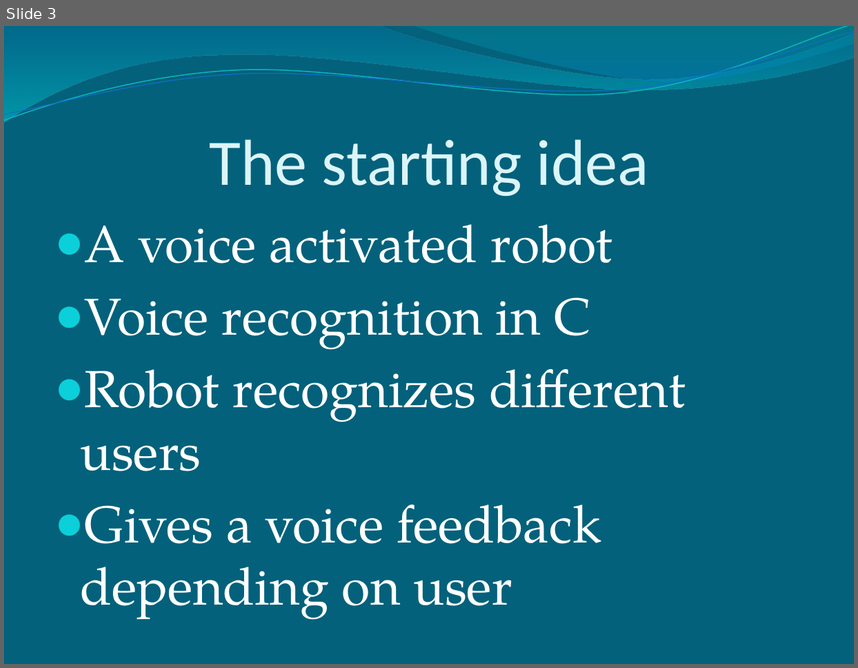
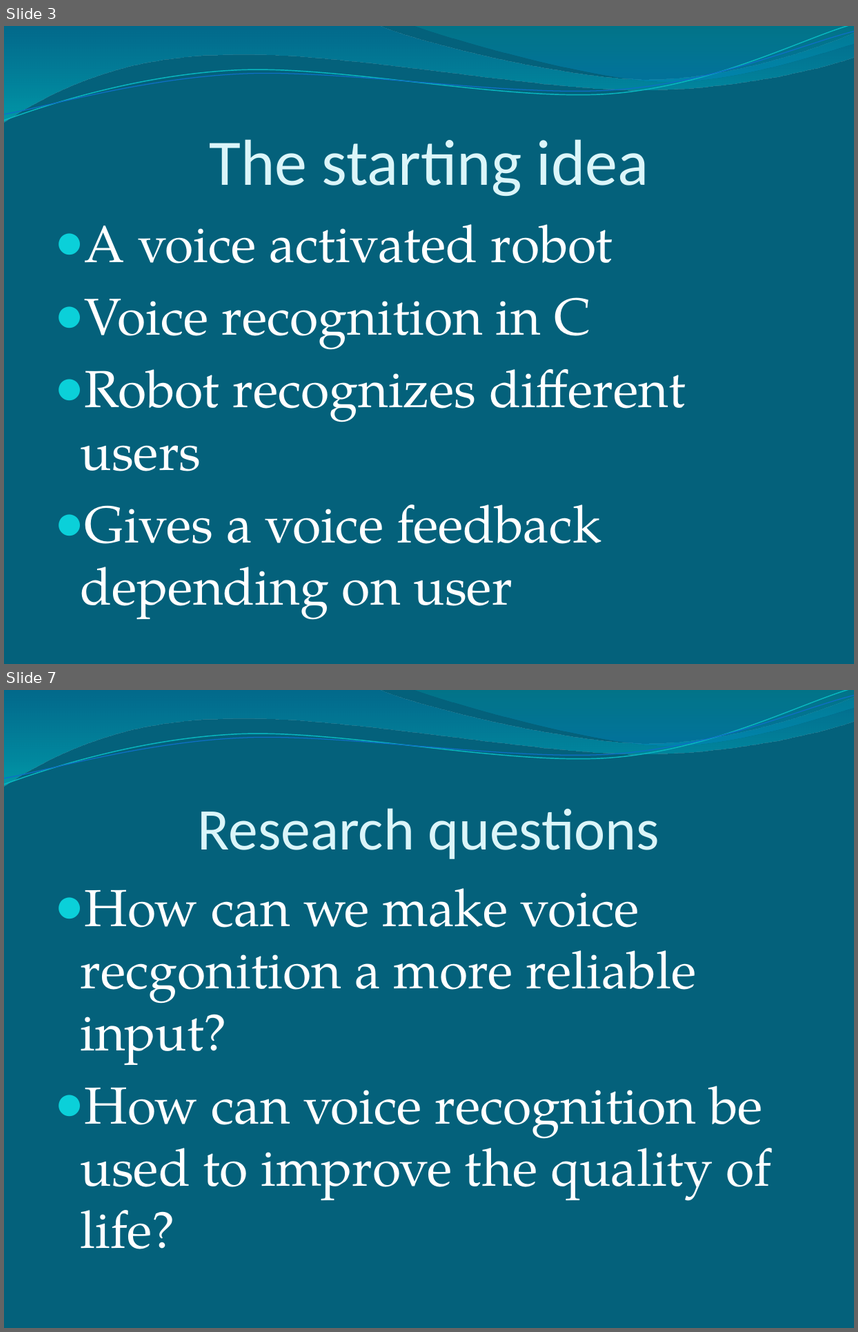
Before and after one commit to Pontus92/JAMP, a slide deck: PowerPoint/Easy Speech.pptx. Shown one above the other, each under a label of ours: slide 3 before the commit, slides 3 and 7 after it; the slides between them are not shown. The pictures are 858x668 and 858x1332 pixels, drawn with LibreOffice and Linux fonts; fonts in the diff are those of the drawing. Boxes give left, top, right and bottom in pixels: in the first picture for what was removed or moved away, otherwise in the second. Text is boxed around its words. In the diff, an @@ line names an element or a change of style, - is before the commit and + after.

```diff
--- a/PowerPoint/Easy Speech.pptx
+++ b/PowerPoint/Easy Speech.pptx
@@ slide 7 added at box(4, 690, 854, 1328), background #04617B; not listed: 4 template elements that a slide beside it also shows @@
@@ title added at box(198, 808, 660, 859), 50 pt, text #DBF5F9 @@
+Research questions
@@ text added at box(81, 888, 771, 1249), 44 pt, text #FFFFFF @@
+● How can we make voice recgonition a more reliable input?
+● How can voice recognition be used to improve the quality of life?
```
Also in this commit, not shown: 5 slides changed, 11 other slides added, 2 slides removed, 1 other file.
